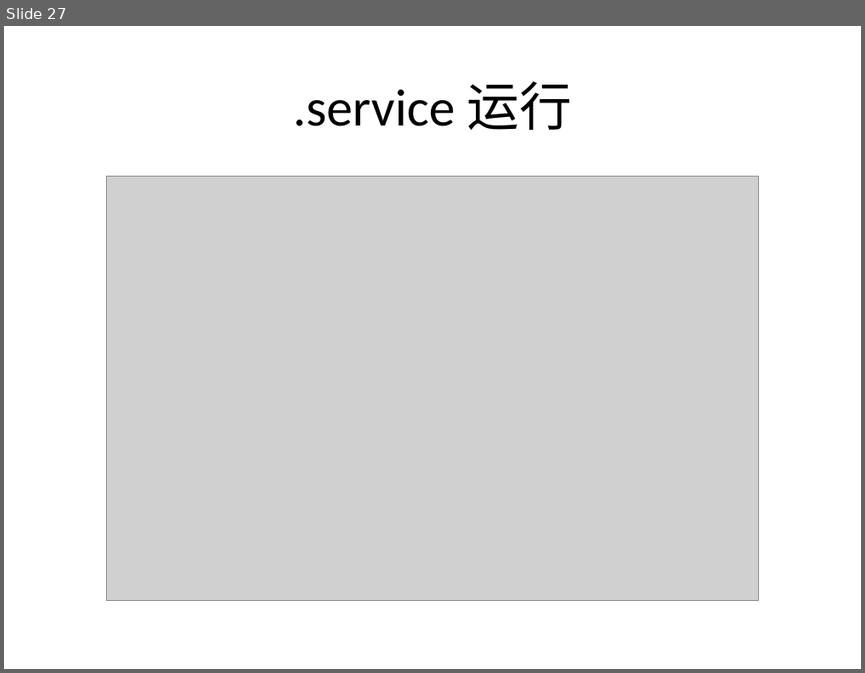
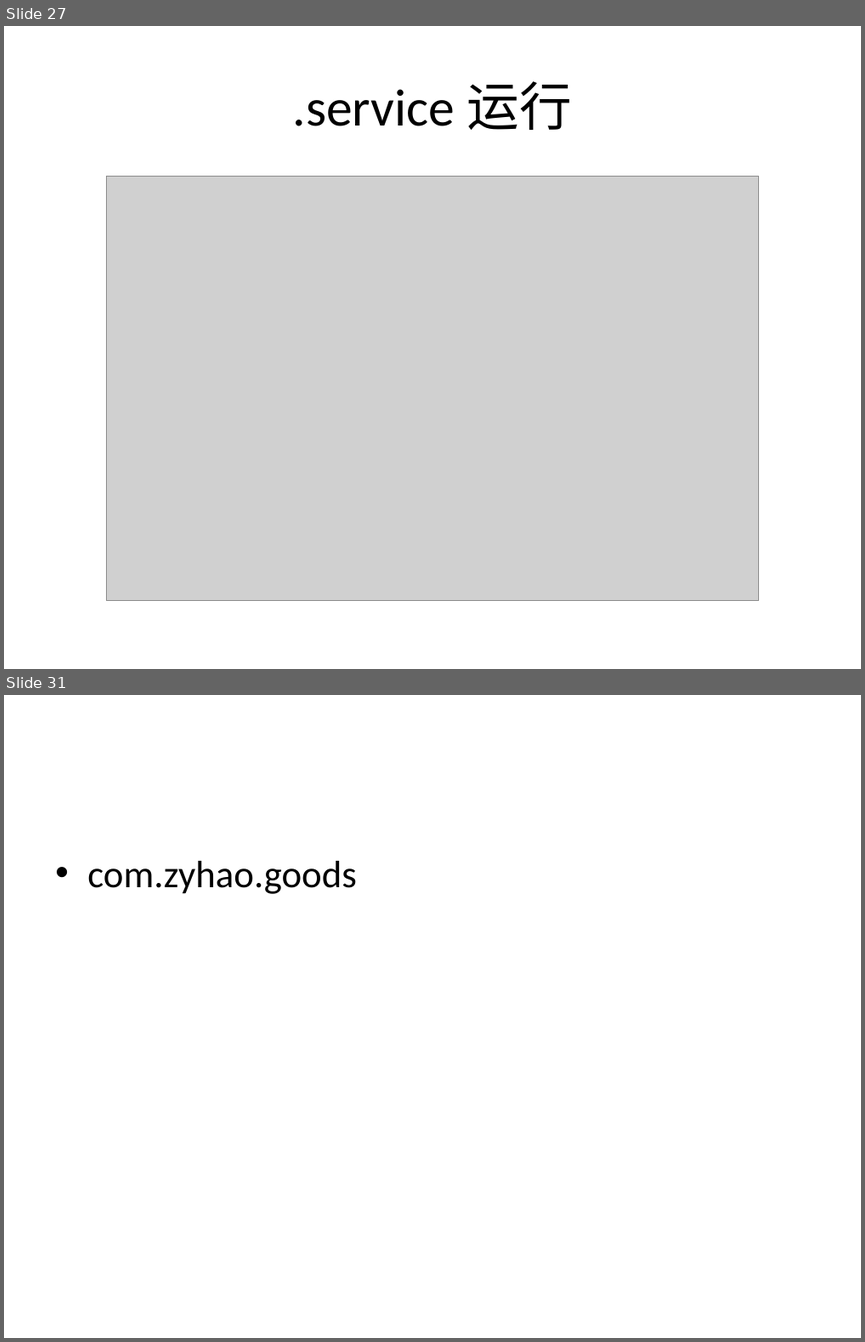
Before and after one commit to fc13240/liusydoc, a slide deck: 开发部署一体化PPT/创建工程步骤.pptx. Shown one above the other, each under a label of ours: slide 27 before the commit, slides 27 and 31 after it; the slides between them are not shown. The pictures are 865x673 and 865x1342 pixels, drawn with LibreOffice and Linux fonts; fonts in the diff are those of the drawing; grey boxes stand for pictures. Boxes give left, top, right and bottom in pixels: in the first picture for what was removed or moved away, otherwise in the second. Text is boxed around its words. In the diff, an @@ line names an element or a change of style, - is before the commit and + after.

```diff
--- a/开发部署一体化PPT/创建工程步骤.pptx
+++ b/开发部署一体化PPT/创建工程步骤.pptx
@@ slide 31 added at [4, 695, 861, 1338], background #FFFFFF @@
@@ text added at [87, 861, 357, 894], 32 pt, text #000000 @@
+• com.zyhao.goods
```
Also in this commit, not shown: 5 other slides added, 4 other files.
